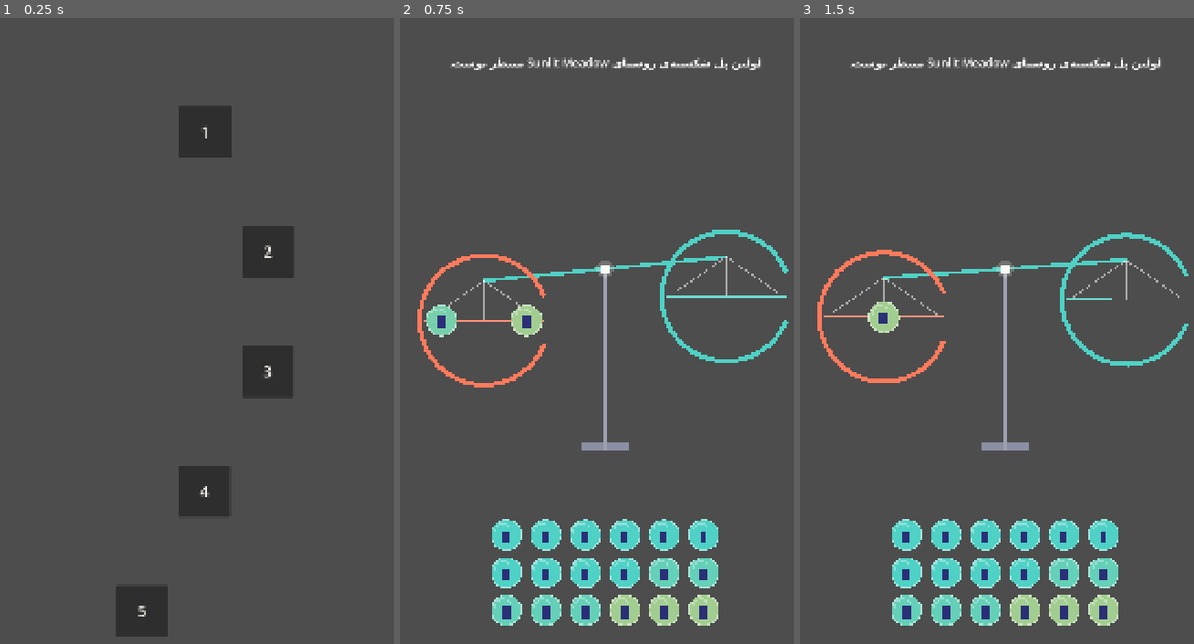
Above: before the commit, frames 1-3 (left to right).
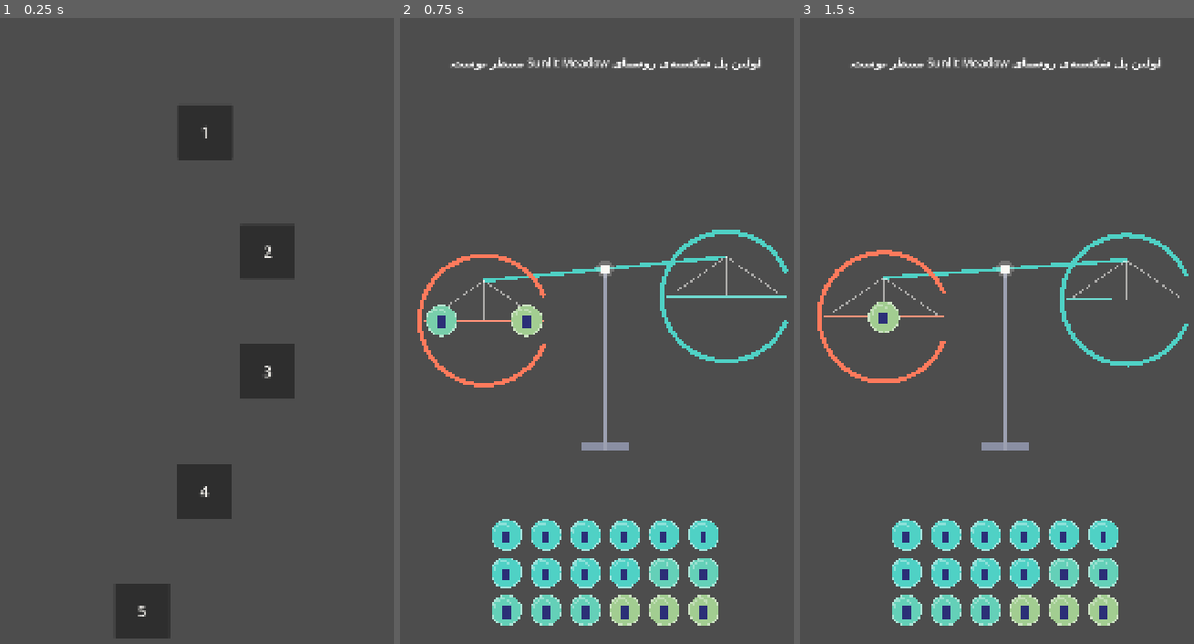
Above: after the commit, the same moments.

Repository: soheilsssbd7/Nexus-learning-game
Game: Godot game, scene res://scenes/main/WorldMap.tscn
Same seed, same stepped clock (60 frames per second), same inputs: the game is played once before the commit and once after it.
Inputs (mouse positions are in pixels of both pictures, inside the frame that each line leads up to):
- Up to frame 1 (0.25 s): no input
- Up to frame 2 (0.75 s): click "1" at 0.5 s
- Up to frame 3 (1.5 s): tap Enter at 1.25 s; drag from (843, 318) to (1127, 255) at 1.27 s

The runs differ from the first frame. In frame 1, 0.4% of the frame differs, in the area x 29-75%, y 22-100%; in frame 2, nothing differs; in frame 3, nothing differs.

Commit message:
[P6.1] Add the touch-first UI kit that encodes Art Bible §7 once
- `scripts/ui/UIKit.gd`: تبدیل dp→px صریح (بوم ۱۰۸۰ / ۳۶۰dp ⇒ ۴۸dp = ۱۴۴px)، stylebox
  گوشه‌۱۶px، فونت ۴۰ دکمه/۲۴ متن، `focus_mode = NONE`، RTL از `Loc`، و «حالت فشرده
  scale 0.95 + لرزش» طبق §۷؛ `haptics_allowed()` روی دسکتاپ/CI بی‌صداست پس تست قطعی می‌ماند.
- `style_button` کفِ لمسی را روی `custom_minimum_size` می‌نشیند (نه `size`) تا یک
  Container اندازه را ریز نکند؛ `audit_touch_targets()` همان قاعده را برای کل درخت
  صحنه اجرا می‌کند و ابزار DoD فاز ۶ است.
- دو نقض واقعیِ §۷ که همین‌جا گرفته شد: `WorldMap.NODE_SIZE` ۱۳۶px بود (۸px زیر کفِ لمسی)
  و دکمه‌های `LevelResultBar` ۱۱۲px ارتفاع — هر دو به ≥ ۱۴۴ رسیدند.
- `test_ui_kit.gd` (۱۰ تست): شعاع stylebox، فونت‌ها، جهت از locale، برچسبِ بی‌mouse،
  واکنش `pressed_feedback`، و اینکه ممیزی صحنه یک دکمه‌ی ۱۰۰×۴۰ را می‌گیرد و یک درخت
  درست را نه.

Co-authored-by: arena-agent <297053741+arena-agent@users.noreply.github.com>

Diff:
--- a/game/scripts/ui/LevelResultBar.gd
+++ b/game/scripts/ui/LevelResultBar.gd
@@ -10,7 +10,7 @@
 
 const TAG := "LevelResultBar"
 const BAR_SIZE := Vector2(760.0, 150.0)
-const BUTTON_SIZE := Vector2(340.0, 112.0)
+const BUTTON_SIZE := Vector2(340.0, 148.0)  # ارتفاع ≥ کفِ لمسی ۱۴۴px (§۷، ADR-049)
 
 signal next_requested(level_id: String)
 signal map_requested
--- /dev/null
+++ b/game/scripts/ui/UIKit.gd
@@ -0,0 +1,223 @@
+class_name UIKit
+extends RefCounted
+# ===========================================================================
+# UIKit — یک جا که §۷ سند هنری به کد تبدیل می‌شود (تسک ۶.۱)
+# ---------------------------------------------------------------------------
+# §۷ می‌گوید: متن گفت‌وگو ≥ ۲۴px، دکمه ≥ ۴۸×۴۸dp، گوشه‌ی ۱۶px، حالت فشرده =
+# scale 0.95 + بازخورد لمسی، و فارسی RTL. اگر این‌ها در هر صحنه جدا نوشته شوند،
+# در فاز ۸ (skin) نصفشان گم می‌شود — پس همه‌ی صحنه‌های UI از همین‌جا می‌سازند و
+# `test_ui_kit.gd` همان‌ها را روی **مینیاتور صحنه‌ها** می‌سنجد (DoD فاز ۶).
+#
+# تبدیل dp→px: بوم پروژه ۱۰۸۰×۱۹۲۰ با `stretch/mode = canvas_items` است، پس
+# عرض منطقی ۱۰۸۰px روی موبایلِ ۳۶۰dp یعنی ۳px بر هر dp ⇒ کفِ لمسی ۱۴۴px.
+# (اگر روزی بوم عوض شود، فقط `CANVAS_PX_PER_DP` ویرایش می‌شود.)
+# ===========================================================================
+
+const TAG := "UIKit"
+
+const MIN_TOUCH_DP := 48.0
+const CANVAS_PX_PER_DP := 3.0
+const MIN_TOUCH_PX: float = MIN_TOUCH_DP * CANVAS_PX_PER_DP
+
+const BUTTON_RADIUS := 16.0
+const PRESSED_SCALE := 0.95
+const HAPTIC_MS := 15
+
+const DIALOG_FONT_PX := 24
+const BUTTON_FONT_PX := 40
+const TITLE_FONT_PX := 56
+const GAP := 24.0
+const MARGIN := 24.0
+
+const DEFAULT_BUTTON_SIZE := Vector2(560.0, 148.0)
+
+## تُن‌های مجاز دکمه (§۲/§۷): طلایی = فعل اصلی، ابری = ثانویه، سنگی = بازگشت/خروج.
+## عمداً Warm Coral در دکمه‌ها نیست؛ §۳ آن را رنگِ «نگرانی» می‌داند نه «فعل».
+const TONES := {
+	"gold": {"bg": Palette.AELORIA_GOLD, "fg": Palette.DEEP_INDIGO},
+	"teal": {"bg": Palette.SOFT_TEAL, "fg": Palette.DEEP_INDIGO},
+	"cloud": {"bg": Palette.CLOUD_WHITE, "fg": Palette.DEEP_INDIGO},
+	"stone": {"bg": Palette.STONE_GREY, "fg": Palette.CLOUD_WHITE},
+}
+
+
+static func px_for_dp(dp: float) -> float:
+	return dp * CANVAS_PX_PER_DP
+
+
+## کفِ لمسی باید از `custom_minimum_size` هم بیاید، وگرنه یک Container اندازه را
+## کوچک می‌کند و «دکمه‌ی ۴۸dp» روی کاغذ می‌ماند.
+static func touch_floor(size: Vector2) -> bool:
+	return size.x >= MIN_TOUCH_PX and size.y >= MIN_TOUCH_PX
+
+
+static func stylebox(color: Color, radius: float = BUTTON_RADIUS,
+		alpha: float = 1.0) -> StyleBoxFlat:
+	var sb := StyleBoxFlat.new()
+	sb.bg_color = Color(color, color.a * alpha)
+	sb.corner_radius_top_left = int(radius)
+	sb.corner_radius_top_right = int(radius)
+	sb.corner_radius_bottom_left = int(radius)
+	sb.corner_radius_bottom_right = int(radius)
+	sb.content_margin_left = MARGIN
+	sb.content_margin_right = MARGIN
+	sb.content_margin_top = MARGIN * 0.5
+	sb.content_margin_bottom = MARGIN * 0.5
+	return sb
+
+
+## دکمه‌ی آمادهٔ لمس: RTL، بی‌فوکوس (بچه با صفحه‌کلید بازی نمی‌کند)، stylebox
+## چهارحالت، فونت §۷ و کفِ لمسی §۷.
+static func style_button(btn: Button, tone: String = "gold") -> Button:
+	var spec: Dictionary = TONES.get(tone, TONES["gold"]) as Dictionary
+	var bg: Color = spec["bg"] as Color
+	var fg: Color = spec["fg"] as Color
+	btn.add_theme_stylebox_override("normal", stylebox(bg, BUTTON_RADIUS))
+	btn.add_theme_stylebox_override("hover", stylebox(bg.lightened(0.06), BUTTON_RADIUS))
+	btn.add_theme_stylebox_override("pressed", stylebox(bg.darkened(0.08), BUTTON_RADIUS))
+	btn.add_theme_stylebox_override("disabled", stylebox(Palette.STONE_GREY, BUTTON_RADIUS, 0.5))
+	btn.add_theme_stylebox_override("focus", StyleBoxEmpty.new())
+	btn.add_theme_color_override("font_color", fg)
+	btn.add_theme_color_override("font_hover_color", fg)
+	btn.add_theme_color_override("font_pressed_color", fg)
+	btn.add_theme_color_override("font_disabled_color", Palette.CLOUD_WHITE)
+	btn.add_theme_font_size_override("font_size", BUTTON_FONT_PX)
+	btn.alignment = HORIZONTAL_ALIGNMENT_CENTER
+	btn.text_direction = Loc.text_direction()
+	btn.focus_mode = Control.FOCUS_NONE
+	btn.mouse_default_cursor_shape = Control.CURSOR_POINTING_HAND
+	if btn.custom_minimum_size.x < MIN_TOUCH_PX or btn.custom_minimum_size.y < MIN_TOUCH_PX:
+		btn.custom_minimum_size = Vector2(
+			maxf(btn.custom_minimum_size.x, MIN_TOUCH_PX),
+			maxf(btn.custom_minimum_size.y, MIN_TOUCH_PX))
+	pressed_feedback(btn)
+	return btn
+
+
+## §۷ «حالت فشرده‌شده با کوچک‌شدن مختصر + بازخورد لمسی»: scale روی خودِ کنترل،
+## pivot در مرکز؛ و چون والد ممکن است Container باشد، `size` دست‌نخورده می‌ماند
+## (چیدمان به خاطر انیمیشن جهش نمی‌کند).
+static func pressed_feedback(btn: Button) -> void:
+	if btn.has_meta(&"nexus_press_wired"):
+		return
+	btn.set_meta(&"nexus_press_wired", true)
+	btn.button_down.connect(_press_down.bind(btn))
+	btn.button_up.connect(_release_up.bind(btn))
+
+
+## دو helper جدا به‌جای lambda داخل `connect`: همان Callable قابل‌تست می‌ماند و
+## زنجیره‌ی چندخطیِ روش‌ها در GDScript مجاز نیست (needs backslash) ⇒ خط پارس.
+static func _press_down(btn: Button) -> void:
+	btn.pivot_offset = btn.size * 0.5
+	btn.scale = Vector2(PRESSED_SCALE, PRESSED_SCALE)
+	kick_haptic()
+
+
+static func _release_up(btn: Button) -> void:
+	var tw := btn.create_tween()
+	tw.tween_property(btn, "scale", Vector2.ONE, 0.12).set_trans(Tween.TRANS_SINE)
+
+
+static func make_button(key: String, tone: String = "gold",
+		size: Vector2 = DEFAULT_BUTTON_SIZE) -> Button:
+	var btn := Button.new()
+	btn.name = key.replace(".", "_")
+	btn.text = Loc.t(key)
+	btn.custom_minimum_size = size
+	btn.autowrap_mode = TextServer.AUTOWRAP_WORD_SMART
+	return style_button(btn, tone)
+
+
+static func make_label(key: String, px: int = DIALOG_FONT_PX,
+		color: Color = Palette.CLOUD_WHITE) -> Label:
+	var label := Label.new()
+	label.name = key.replace(".", "_")
+	label.text = Loc.t(key)
+	label.add_theme_font_size_override("font_size", px)
+	label.add_theme_color_override("font_color", color)
+	label.autowrap_mode = TextServer.AUTOWRAP_WORD_SMART
+	label.max_lines_visible = 3
+	label.clip_text = true
+	label.text_direction = Loc.text_direction()
+	label.horizontal_alignment = Loc.alignment()
+	label.vertical_alignment = VERTICAL_ALIGNMENT_CENTER
+	label.mouse_filter = Control.MOUSE_FILTER_IGNORE
+	return label
+
+
+## کادر نیمه‌شفاف (پشت‌زمینه‌ی متن‌ها/HUD) — همان گوشه‌ی ۱۶px و حاشیه‌ی ۲۴px.
+static func make_panel(alpha: float = 0.82, padding: float = MARGIN) -> PanelContainer:
+	var panel := PanelContainer.new()
+	var sb := stylebox(Palette.DEEP_INDIGO, BUTTON_RADIUS, alpha)
+	sb.content_margin_top = padding
+	sb.content_margin_bottom = padding
+	sb.content_margin_left = padding
+	sb.content_margin_right = padding
+	panel.add_theme_stylebox_override("panel", sb)
+	panel.mouse_filter = Control.MOUSE_FILTER_IGNORE
+	return panel
+
+
+static func make_vbox(separation: float = GAP) -> VBoxContainer:
+	var box := VBoxContainer.new()
+	box.add_theme_constant_override("separation", int(separation))
+	box.alignment = BoxContainer.ALIGNMENT_CENTER
+	box.mouse_filter = Control.MOUSE_FILTER_IGNORE
+	return box
+
+
+## جهت یک کانتینر از Locale می‌آید؛ «RTL درست» یعنی اگر زبان en شد، همان چیدمان
+## برمی‌گردد — نه اینکه صحنه‌ها `if fa: ...` داشته باشند.
+static func apply_flow(node: Node) -> void:
+	for child: Node in node.get_children():
+		if child is Control:
+			var ctrl := child as Control
+			ctrl.text_direction = Loc.text_direction()
+			if ctrl is LineEdit:
+				(ctrl as LineEdit).alignment = Loc.alignment()
+			elif ctrl is Label:
+				(ctrl as Label).horizontal_alignment = Loc.alignment()
+			elif ctrl is Button:
+				(ctrl as Button).text_direction = Loc.text_direction()
+		apply_flow(child)
+
+
+static func anchor_full(ctrl: Control) -> void:
+	ctrl.set_anchors_and_offsets_preset(Control.PRESET_FULL_RECT,
+		Control.PRESET_MODE_MINSIZE, 0)
+
+
+## بازخورد لمسی فقط روی دستگاه لمسی (§۷ «در صورت پشتیبانی»): در دسکتاپ/CI بی‌صداست.
+static func haptics_allowed() -> bool:
+	if not DisplayServer.is_touchscreen_available():
+		return false
+	return bool(SettingsStore.get_value("haptics_enabled"))
+
+
+static func kick_haptic(ms: int = HAPTIC_MS) -> void:
+	if haptics_allowed():
+		Input.vibrate_handheld(ms)
+
+
+## ابزار DoD فاز ۶: هر کنترل قابل‌کلیکِ صحنه باید کفِ لمسی را داشته باشد.
+## «قابل‌کلیک» = فهرست صریح کلاس‌ها، تا یک Label با mouse_filter اشتباهی، تست را
+## سبز/قرمزِ نامفهوم نکند.
+const CLICKABLE: Array[String] = [
+	"Button", "TextureButton", "LinkButton", "CheckBox", "CheckButton",
+	"HSlider", "VSlider", "OptionButton",
+]
+
+
+static func audit_touch_targets(root: Node, out: Array[String] = []) -> Array[String]:
+	for child: Node in root.get_children():
+		if child is Control and CLICKABLE.has(child.get_class()):
+			var ctrl := child as Control
+			var effective := ctrl.size
+			if effective.x < MIN_TOUCH_PX or effective.y < MIN_TOUCH_PX:
+				effective = ctrl.custom_minimum_size
+			if not touch_floor(effective):
+				out.append("%s: %s × %s < %s (کفِ لمسی §۷)" % [
+					root.get_path().to_string(), str(effective.x), str(effective.y),
+					str(MIN_TOUCH_PX)])
+		audit_touch_targets(child, out)
+	return out
--- a/game/scripts/ui/WorldMap.gd
+++ b/game/scripts/ui/WorldMap.gd
@@ -13,8 +13,9 @@
 # ===========================================================================
 
 const TAG := "WorldMap"
-## قانون دست‌رسپذیری §۲ سند هنری: حداقل ۴۸dp؛ روی بوم ۱۰۸۰×۱۹۲۰ این یعنی ~۱۲۸px.
-const NODE_SIZE := Vector2(136.0, 136.0)
+## قانون دست‌رسپذیری §۷ سند هنری: حداقل ۴۸dp؛ بوم ۱۰۸۰px روی ۳۶۰dp ⇒ هر dp = 3px ⇒ ۱۴۴px.
+## (قبلاً ۱۳۶ بود؛ `UIKit.audit_touch_targets` همین را در فاز ۶ گرفت — ADR-049.)
+const NODE_SIZE := Vector2(144.0, 144.0)
 const TOP_Y: float = 300.0
 const BOTTOM_Y: float = 1560.0
 const MEANDER_X: float = 190.0
--- /dev/null
+++ b/game/tests/gut/test_ui_kit.gd
@@ -0,0 +1,139 @@
+extends GutTest
+# ===========================================================================
+# تسک ۶.۱ — UIKit: §۷ سند هنری یک بار نوشته می‌شود، پس قابل‌سنجش است
+# ---------------------------------------------------------------------------
+# DoD فاز ۶: «اندازه‌ی لمسی ≥ ۴۸px با تست خودکار». این فایل هم خودِ ابزار را می‌سنجد
+# (ممیزی نباید درخت درست را قرمز کند یا دکمه‌ی ریز را سبز)، هم قواعد تایپوگرافی را.
+# ===========================================================================
+
+
+func after_each() -> void:
+	Loc.set_locale(Loc.default_locale())
+	SettingsStore.reset_for_tests()
+	SettingsStore.load_from()
+
+
+func test_the_dp_floor_is_derived_not_invented() -> void:
+	assert_eq(UIKit.CANVAS_PX_PER_DP, 3.0, "بوم ۱۰۸۰px روی موبایل ۳۶۰dp (stretch=canvas_items)")
+	assert_eq(UIKit.MIN_TOUCH_PX, 144.0, "§۷: ۴۸dp ⇒ ۱۴۴px")
+	assert_eq(UIKit.px_for_dp(48.0), 144.0)
+	assert_false(UIKit.touch_floor(Vector2(143.0, 900.0)), "۱px کمتر از کف، هنوز نقض است")
+	assert_true(UIKit.touch_floor(Vector2(144.0, 144.0)))
+
+
+func test_buttons_come_out_touch_ready_and_rtl() -> void:
+	var btn: Button = UIKit.make_button("menu.play")
+	add_child_autofree(btn)
+	assert_eq(btn.text, Loc.t("menu.play"), "متن از Loc، نه hardcode")
+	assert_eq(btn.text, "شروع بازی")
+	assert_gte(btn.custom_minimum_size.x, UIKit.MIN_TOUCH_PX)
+	assert_gte(btn.custom_minimum_size.y, UIKit.MIN_TOUCH_PX)
+	assert_eq(btn.focus_mode, Control.FOCUS_NONE, "کودک نباید با فوکوس درگیر شود")
+	assert_eq(btn.text_direction, Control.TEXT_DIRECTION_RTL)
+	assert_eq(int(btn.get_theme_font_size("font_size")), UIKit.BUTTON_FONT_PX)
+
+
+func test_button_radius_matches_the_art_bible() -> void:
+	var btn: Button = UIKit.make_button("menu.settings", "teal")
+	var sb: StyleBoxFlat = btn.get_theme_stylebox("normal") as StyleBoxFlat
+	assert_not_null(sb, "§۷: دکمه‌ها گوشه‌ی گرد دارند")
+	if sb == null:
+		return
+	assert_eq(sb.corner_radius_top_left, UIKit.BUTTON_RADIUS)
+	assert_eq(sb.corner_radius_bottom_right, UIKit.BUTTON_RADIUS)
+	var disabled: StyleBoxFlat = btn.get_theme_stylebox("disabled") as StyleBoxFlat
+	assert_not_null(disabled)
+	if disabled != null:
+		assert_lt(disabled.bg_color.a, 1.0, "دکمه‌ی غیرفعال باید واضح فرق کند (نه فقط کم‌رنگِ همان رنگ)")
+
+
+func test_style_button_never_shrinks_a_bigger_button() -> void:
+	var btn := Button.new()
+	btn.custom_minimum_size = Vector2(900.0, 220.0)
+	add_child_autofree(UIKit.style_button(btn, "stone"))
+	assert_eq(btn.custom_minimum_size, Vector2(900.0, 220.0),
+		"کفِ لمسی یک «حداقل» است، نه یک اندازهٔ دیکته‌ای")
+
+
+func test_pressed_state_follows_the_spec() -> void:
+	var btn: Button = UIKit.make_button("menu.quit", "stone")
+	add_child_autofree(btn)
+	UIKit._press_down(btn)
+	assert_almost_eq(btn.scale.x, UIKit.PRESSED_SCALE, 0.001, "§۷: scale 0.95 هنگام فشرده‌شدن")
+	assert_gt(btn.pivot_offset.x, 0.0, "pivot در مرکز، وگرنه دکمه به گوشه می‌چسبد و می‌پرد")
+	assert_false(UIKit.haptics_allowed(),
+		"لرزش فقط روی دستگاه لمسی؛ در CI/دسکتاپ باید بی‌صدا باشد (تستِ قطعی)")
+
+
+func test_labels_ignore_touch_and_wrap() -> void:
+	var label: Label = UIKit.make_label("hud.progress")
+	add_child_autofree(label)
+	assert_eq(label.mouse_filter, Control.MOUSE_FILTER_IGNORE,
+		"متن نباید درگِ بچه را قاپد (همان درسی که فاز ۲ با input گرفت)")
+	assert_eq(int(label.get_theme_font_size("font_size")), UIKit.DIALOG_FONT_PX,
+		"§۷: حداقل ۲۴px")
+	assert_eq(label.autowrap_mode, TextServer.AUTOWRAP_WORD_SMART)
+	assert_eq(label.max_lines_visible, 3)
+
+
+func test_panel_is_translucent_with_the_same_radius() -> void:
+	var panel: PanelContainer = UIKit.make_panel()
+	add_child_autofree(panel)
+	var sb: StyleBoxFlat = panel.get_theme_stylebox("panel") as StyleBoxFlat
+	assert_not_null(sb)
+	if sb == null:
+		return
+	assert_lt(sb.bg_color.a, 1.0)
+	assert_eq(sb.corner_radius_top_left, UIKit.BUTTON_RADIUS)
+	assert_eq(int(sb.content_margin_left), int(UIKit.MARGIN))
+	assert_eq(panel.mouse_filter, Control.MOUSE_FILTER_IGNORE)
+
+
+func test_flow_direction_follows_the_locale() -> void:
+	var box := VBoxContainer.new()
+	var label := Label.new()
+	var btn := Button.new()
+	box.add_child(label)
+	box.add_child(btn)
+	add_child_autofree(box)
+	Loc.set_locale("fa")
+	UIKit.apply_flow(box)
+	assert_eq(label.text_direction, Control.TEXT_DIRECTION_RTL)
+	assert_eq(label.horizontal_alignment, HORIZONTAL_ALIGNMENT_RIGHT)
+	Loc.set_locale("en")
+	UIKit.apply_flow(box)
+	assert_eq(label.text_direction, Control.TEXT_DIRECTION_LTR,
+		"جهت از داده می‌آید: زبان عوض شد، چیدمان عوض شد — بدون دست‌زدن به صحنه")
+	assert_eq(btn.text_direction, Control.TEXT_DIRECTION_LTR)
+
+
+func test_touch_audit_catches_a_small_button_only() -> void:
+	var root := Control.new()
+	root.name = "AuditRoot"
+	var good := Button.new()
+	good.name = "Good"
+	good.size = Vector2(600.0, 150.0)
+	var bad := Button.new()
+	bad.name = "Bad"
+	bad.size = Vector2(100.0, 40.0)
+	root.add_child(good)
+	root.add_child(bad)
+	add_child_autofree(root)
+	var offenders: Array[String] = UIKit.audit_touch_targets(root)
+	assert_eq(offenders.size(), 1, "فقط دکمه‌ی ریز: " + str(offenders))
+	if offenders.is_empty():
+		return
+	assert_true(offenders[0].contains("Bad"), offenders[0])
+
+
+func test_audit_ignores_non_clickable_controls() -> void:
+	var root := Control.new()
+	root.name = "QuietRoot"
+	var label := Label.new()
+	label.size = Vector2(40.0, 12.0)
+	var slider_track := ColorRect.new()
+	root.add_child(label)
+	root.add_child(slider_track)
+	add_child_autofree(root)
+	assert_true(UIKit.audit_touch_targets(root).is_empty(),
+		"برچسب و پس‌زمینه «کنترل قابل‌کلیک» نیستند؛ ممیزی نباید سر‌و‌صدا کند")
